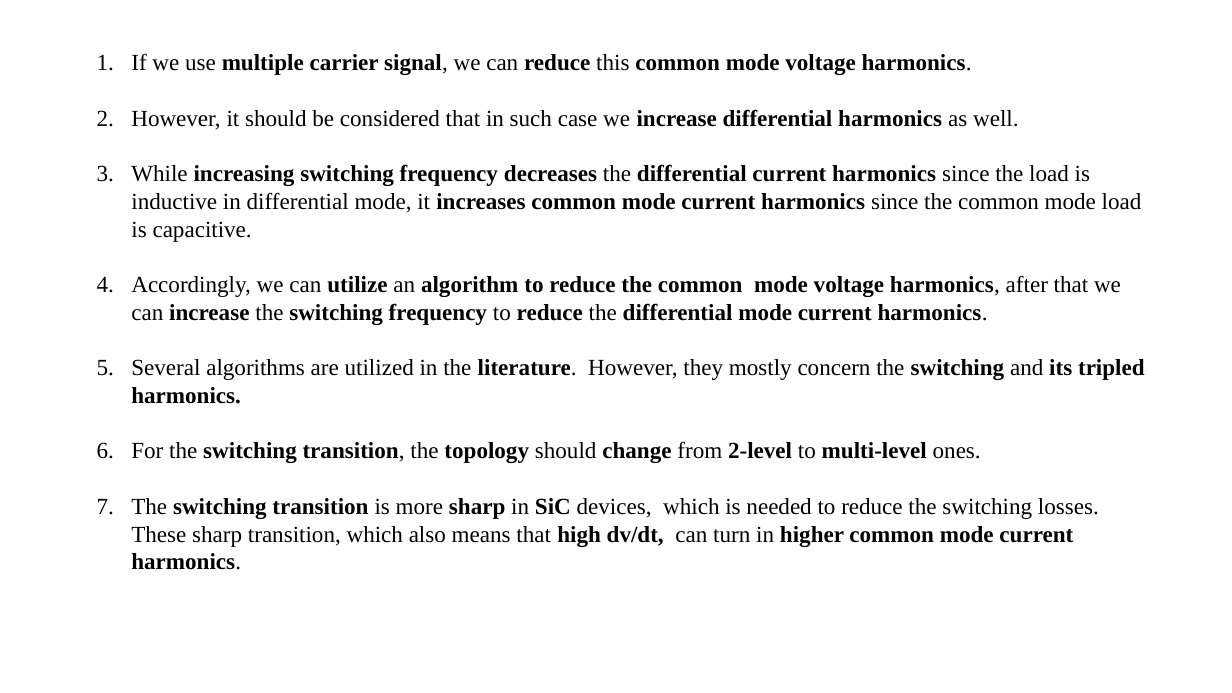
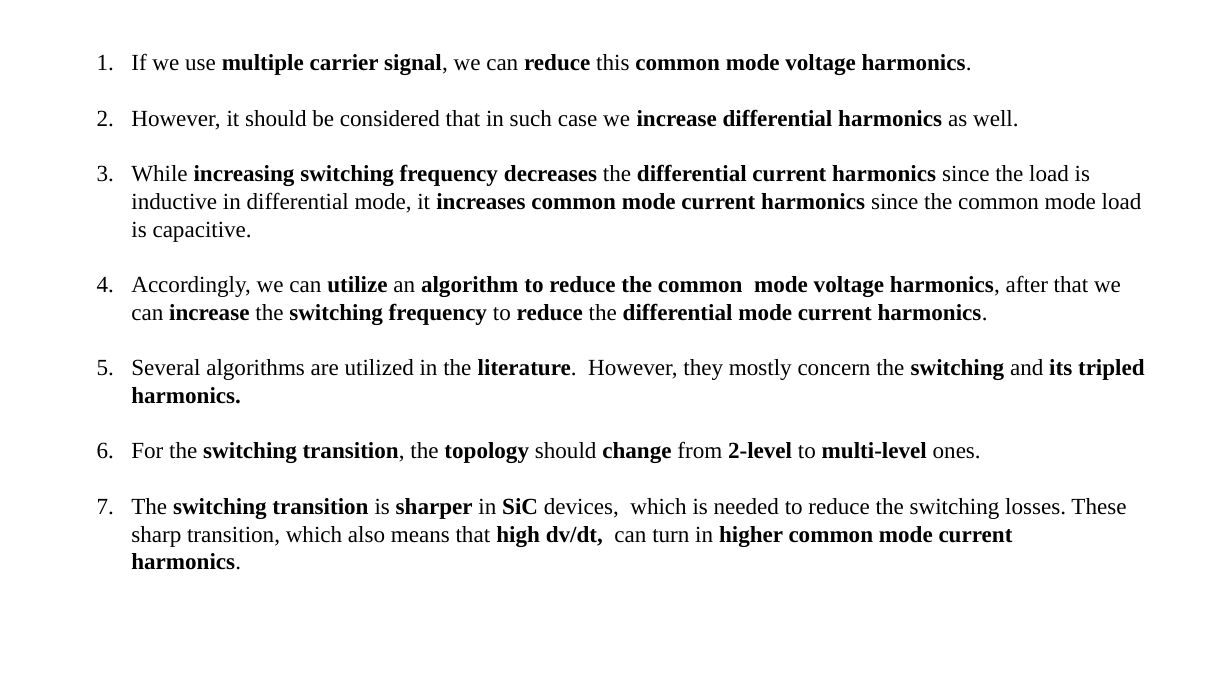
Before and after one commit to EnesAyaz/KTH, a slide deck: slide 3 of Switching Function - Reduced CMV PWM/dvdtReduction/dvdt.pptx. Drawn at 1232x693 pixels with LibreOffice and Linux fonts; fonts in the diff are those of the drawing. Boxes give left, top, right and bottom in pixels: in the first picture for what was removed or moved away, otherwise in the second. Text is boxed around its words. In the diff, an @@ line names an element or a change of style, - is before the commit and + after.

```diff
--- a/Switching Function - Reduced CMV PWM/dvdtReduction/dvdt.pptx
+++ b/Switching Function - Reduced CMV PWM/dvdtReduction/dvdt.pptx
@@ text at (131,498,1126,570): text changed @@
-7. The switching transition is more sharp in SiC devices, which is needed to reduce the switching losses. These sharp transition, which also means that high dv/dt, can turn in higher common mode current harmonics.
+7. The switching transition is sharper in SiC devices, which is needed to reduce the switching losses. These sharp transition, which also means that high dv/dt, can turn in higher common mode current harmonics.
```
Also in this commit, not shown: 1 other slide changed, 3 slides added, 5 other files.
